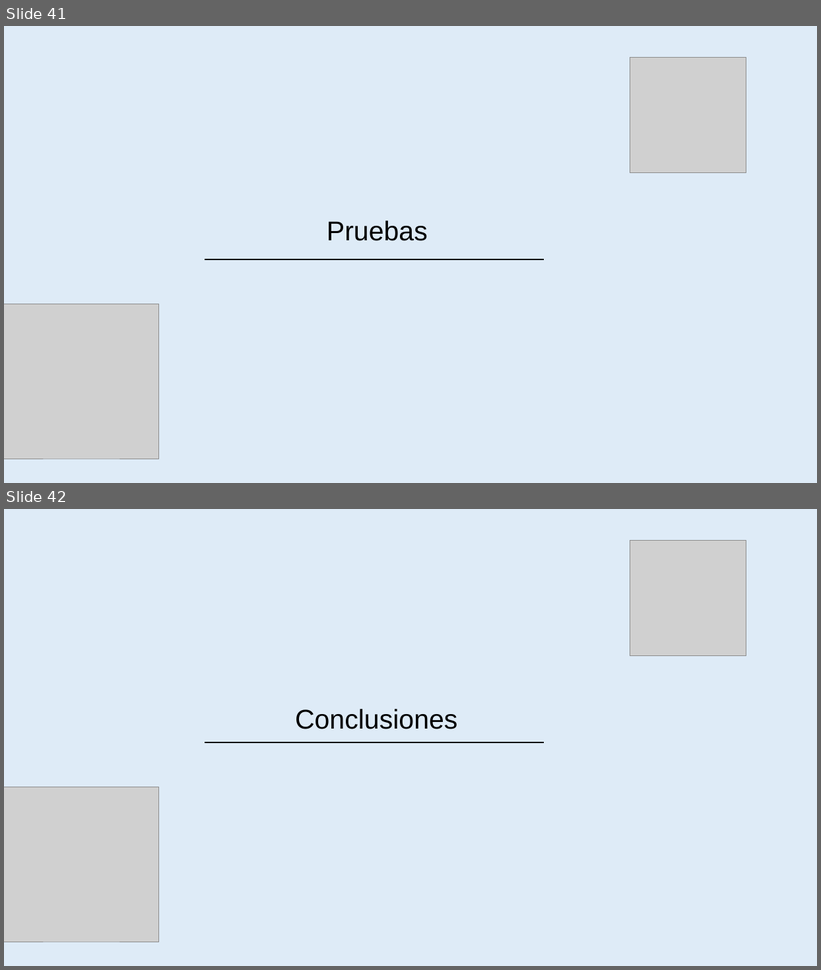
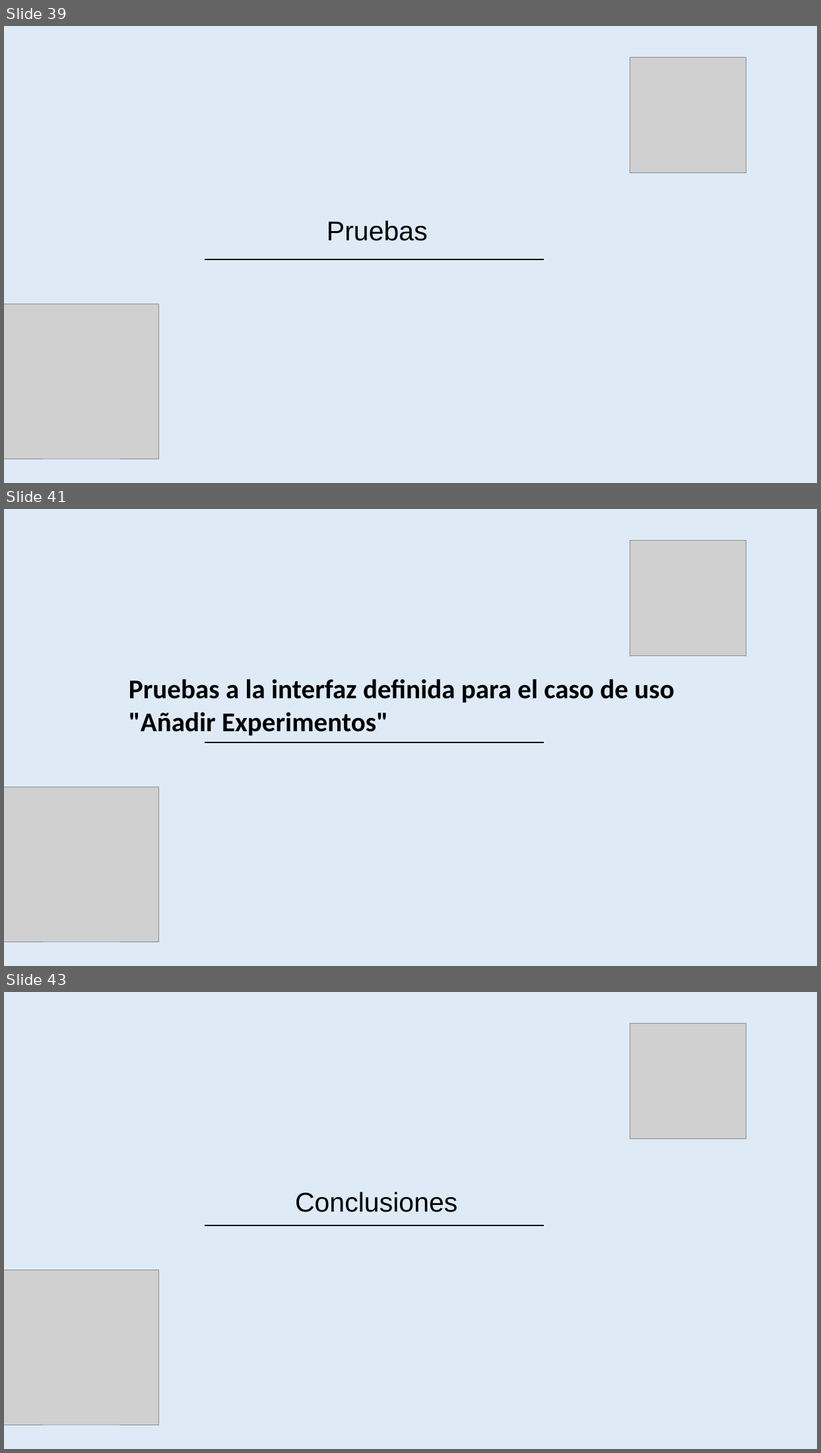
Before and after one commit to amypadron/prower_tesis, a slide deck: Digestión anaerobía.Original.pptx. Shown one above the other, each under a label of ours: slides 41 and 42 before the commit, slides 39, 41 and 43 after it; the slides between them are not shown. The pictures are 821x970 and 821x1453 pixels, drawn with LibreOffice and Linux fonts; fonts in the diff are those of the drawing; grey boxes stand for pictures; background and template pictures are left out. Boxes give left, top, right and bottom in pixels: in the first picture for what was removed or moved away, otherwise in the second. Text is boxed around its words. In the diff, an @@ line names an element or a change of style, - is before the commit and + after.

```diff
--- a/Digestión anaerobía.Original.pptx
+++ b/Digestión anaerobía.Original.pptx
@@ slide 41 added at box(4, 509, 817, 966), background #DEEBF7 @@
@@ picture added at box(630, 540, 746, 656) @@
@@ text added at box(129, 679, 674, 736), 32 pt, text #000000, bold @@
+Pruebas a la interfaz definida para el caso de uso "Añadir Experimentos"
@@ line added from (205, 743) to (545, 743), #000000 1.5 pt @@
@@ picture added at box(4, 787, 159, 942) @@
@@ what was slide 41 is now slide 39 @@
@@ what was slide 42 is now slide 43 @@
```
Also in this commit, not shown: 4 slides changed, 3 other slides added, 2 slides removed.
